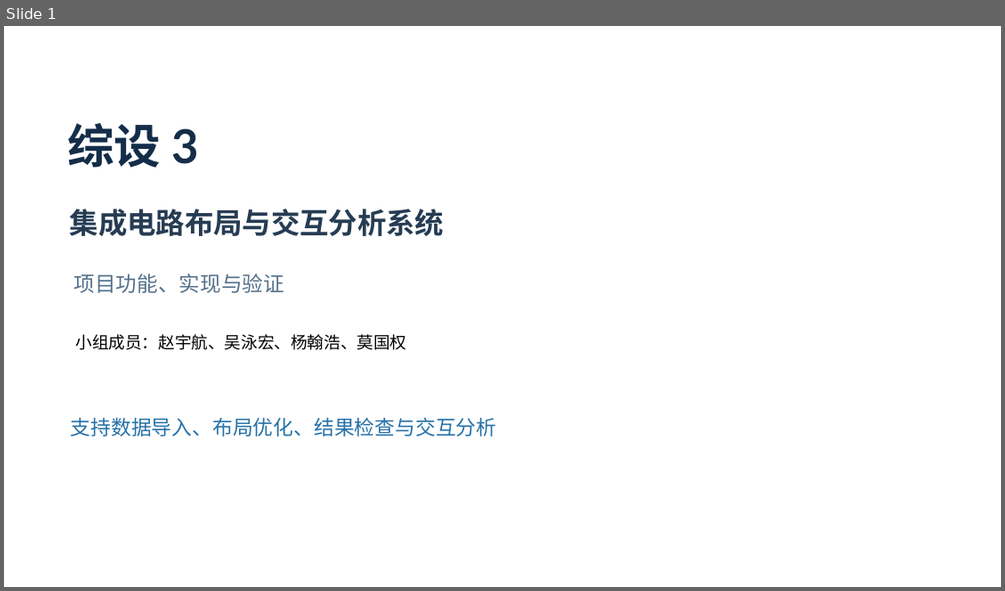
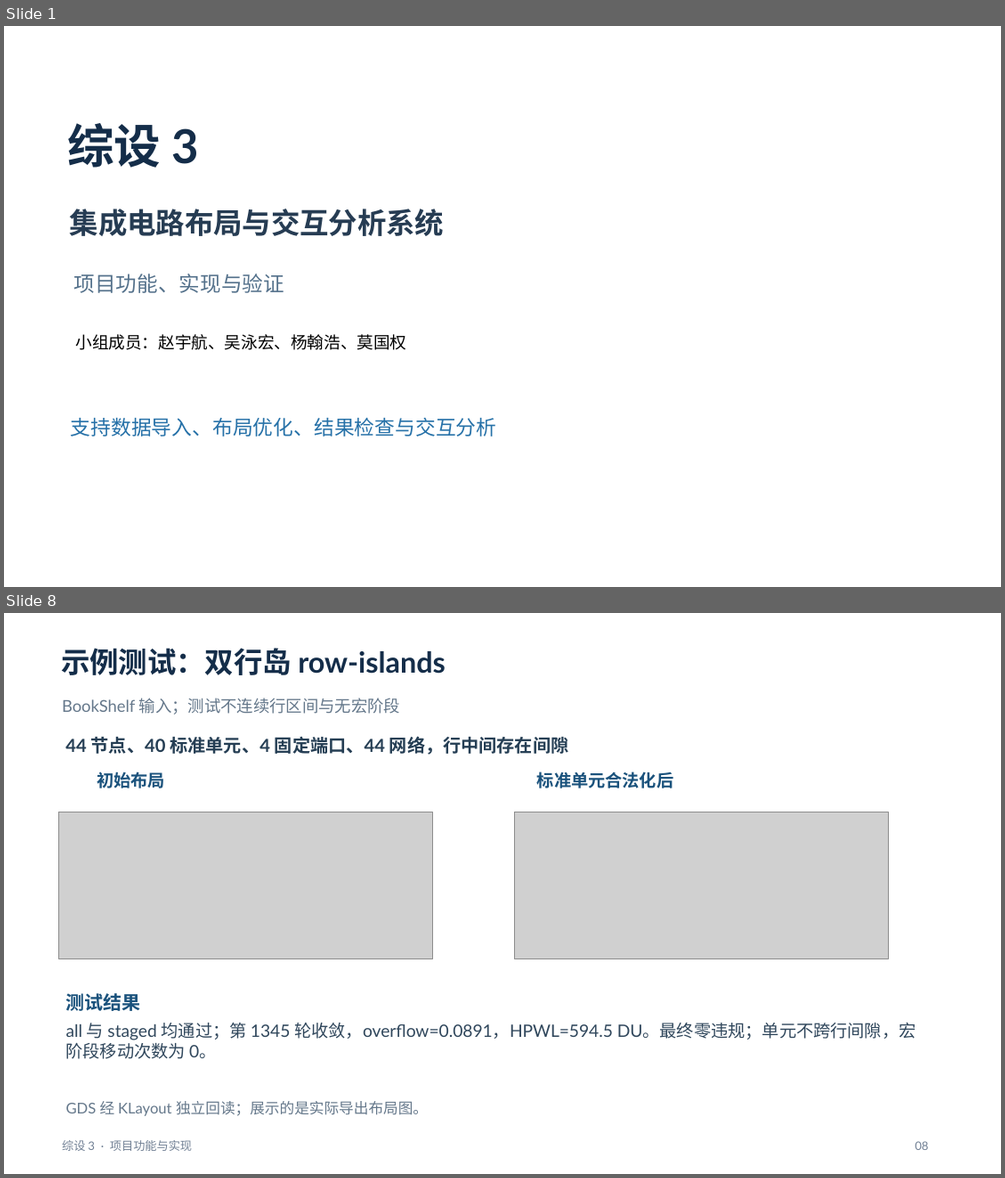
Before and after one commit to kamisato-funeki/ZS-3, a slide deck: docs/综设3-任务5至7汇报.pptx. Shown one above the other, each under a label of ours: slide 1 before the commit, slides 1 and 8 after it; the slides between them are not shown. The pictures are 1005x591 and 1005x1178 pixels, drawn with LibreOffice and Linux fonts; fonts in the diff are those of the drawing; grey boxes stand for pictures. Boxes give left, top, right and bottom in pixels: in the first picture for what was removed or moved away, otherwise in the second. Text is boxed around its words. In the diff, an @@ line names an element or a change of style, - is before the commit and + after.

Commit message:
doc: 扩展汇报并补充示例测试

```diff
--- a/docs/综设3-任务5至7汇报.pptx
+++ b/docs/综设3-任务5至7汇报.pptx
@@ slide 8 added at <box>4,613,1001,1174</box>, background #FFFFFF @@
@@ text added at <box>61,648,445,675</box>, 27.8 pt, text #142D49, bold @@
+示例测试：双行岛 row-islands
@@ text added at <box>62,698,400,714</box>, 15.8 pt, text #65788B @@
+BookShelf 输入；测试不连续行区间与无宏阶段
@@ text added at <box>65,736,568,755</box>, 17.2 pt, text #253E54, bold @@
+44 节点、40 标准单元、4 固定端口、44 网络，行中间存在间隙
@@ text added at <box>97,771,166,788</box>, 16.5 pt, text #1A527C, bold @@
+初始布局
@@ text added at <box>537,771,673,788</box>, 16.5 pt, text #1A527C, bold @@
+标准单元合法化后
@@ picture added at <box>58,811,432,958</box> @@
@@ picture added at <box>514,811,888,958</box> @@
@@ text added at <box>65,993,140,1011</box>, 18 pt, text #1A527C, bold @@
+测试结果
@@ text added at <box>66,1022,916,1059</box>, 16.5 pt, text #30475C @@
+all 与 staged 均通过；第 1345 轮收敛，overflow=0.0891，HPWL=594.5 DU。最终零违规；单元不跨行间隙，宏阶段移动次数为 0。
@@ text added at <box>66,1101,428,1116</box>, 14.2 pt, text #65788B @@
+GDS 经 KLayout 独立回读；展示的是实际导出布局图。
@@ text added at <box>62,1140,192,1151</box>, 11.2 pt, text #728195 @@
+综设 3 · 项目功能与实现
@@ text added at <box>914,1141,928,1150</box>, 11.2 pt, text #728195 @@
+08
```
Also in this commit, not shown: 6 slides changed, 2 other slides added.
